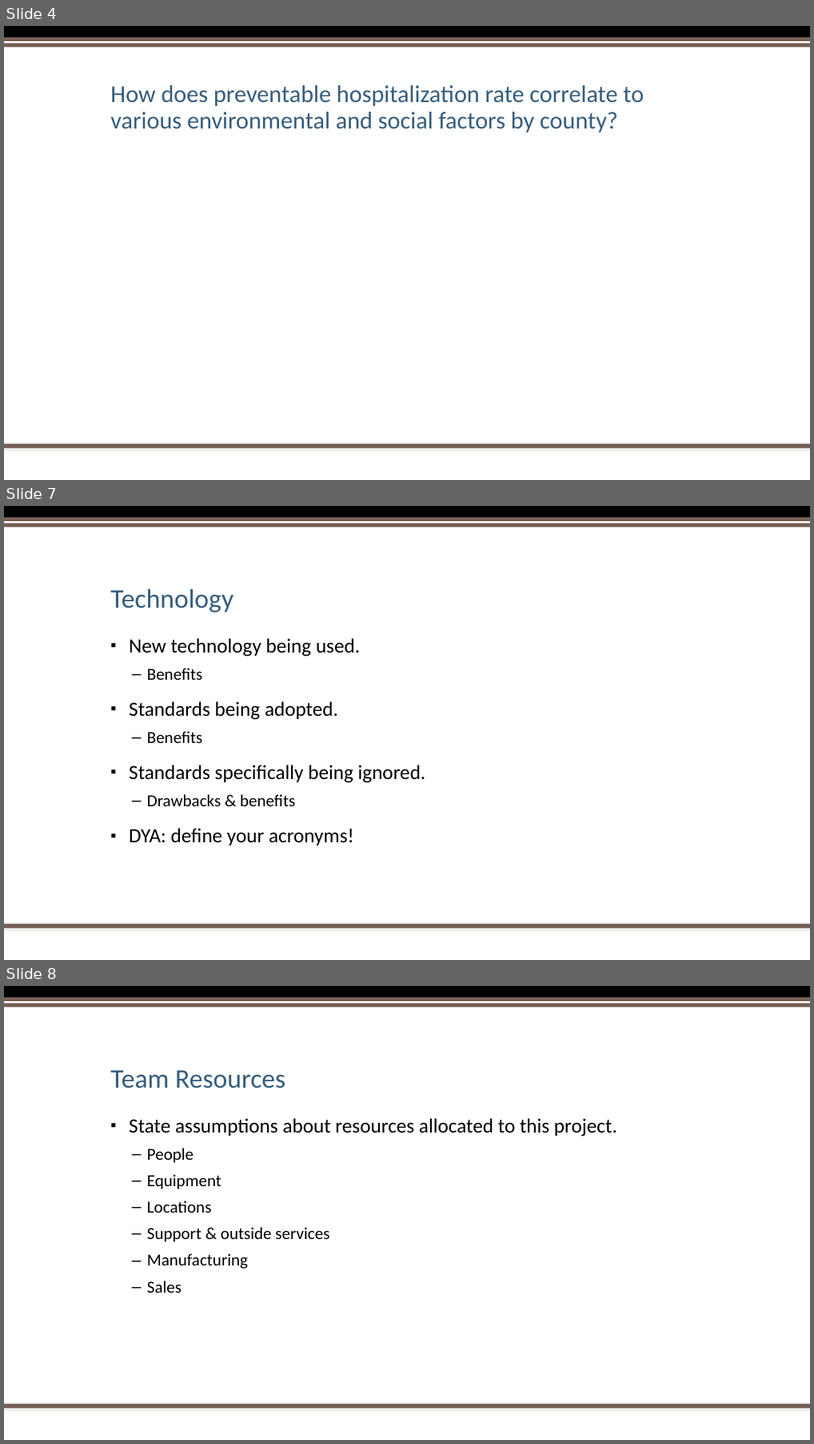
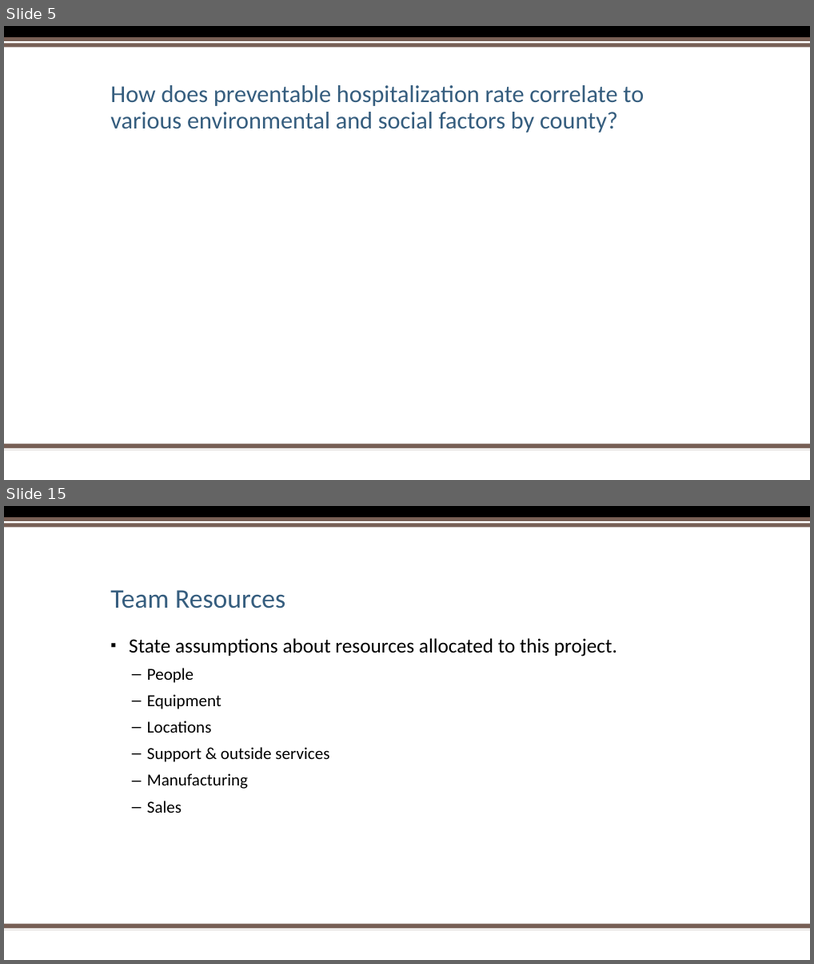
Before and after one commit to hbielser/FourLoopers.CityProject1, a slide deck: Project One PowerPoint Presentation 2.pptx. Shown one above the other, each under a label of ours: slides 4, 7 and 8 before the commit, slides 5 and 15 after it; the slides between them are not shown. The pictures are 814x1444 and 814x964 pixels, drawn with LibreOffice and Linux fonts; fonts in the diff are those of the drawing; background and template pictures are left out. Boxes give left, top, right and bottom in pixels: in the first picture for what was removed or moved away, otherwise in the second. Text is boxed around its words. In the diff, an @@ line names an element or a change of style, - is before the commit and + after.

```diff
--- a/Project One PowerPoint Presentation 2.pptx
+++ b/Project One PowerPoint Presentation 2.pptx
@@ slide 7 removed at [4,506,810,960], background #FFFFFF; not listed: 5 template elements that a slide beside it also shows @@
@@ title removed at [110,588,234,612] @@
-Technology
@@ text removed at [129,638,426,845] @@
-▪ New technology being used.
-  – Benefits
-▪ Standards being adopted.
-  – Benefits
-▪ Standards specifically being ignored.
-  – Drawbacks & benefits
-▪ DYA: define your acronyms!
@@ what was slide 4 is now slide 5 @@
@@ what was slide 8 is now slide 15 @@
```
Also in this commit, not shown: 2 slides changed, 9 slides added, 2 other slides removed, 17 other files.
